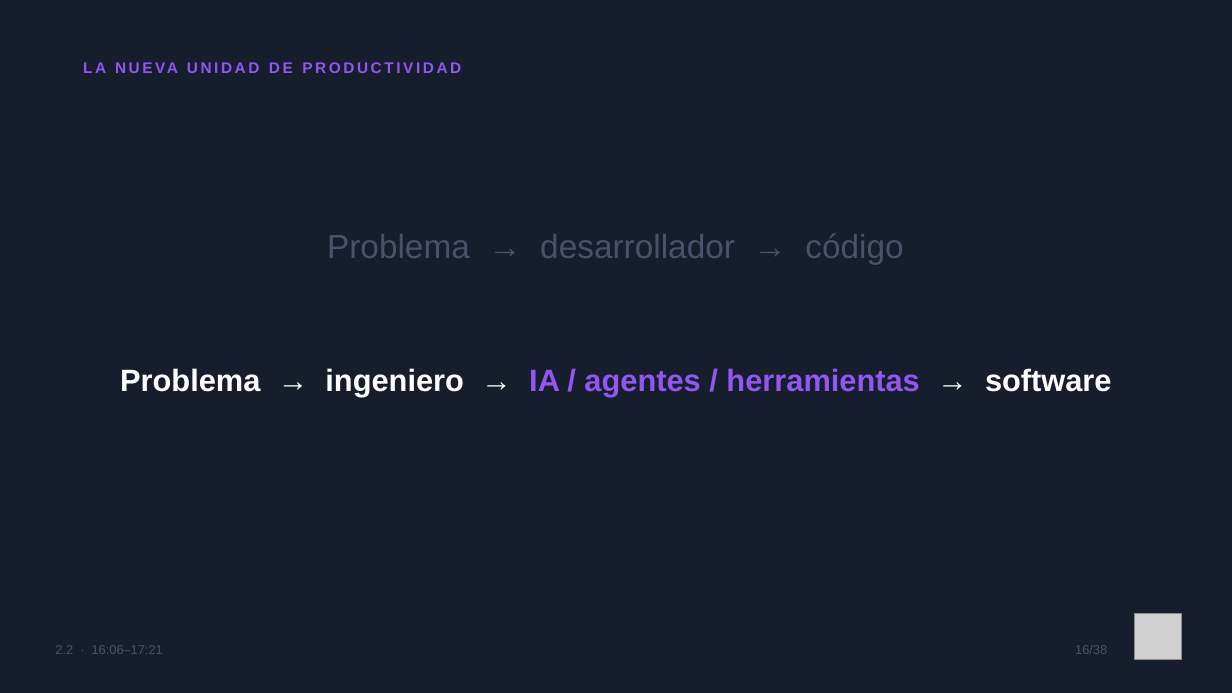
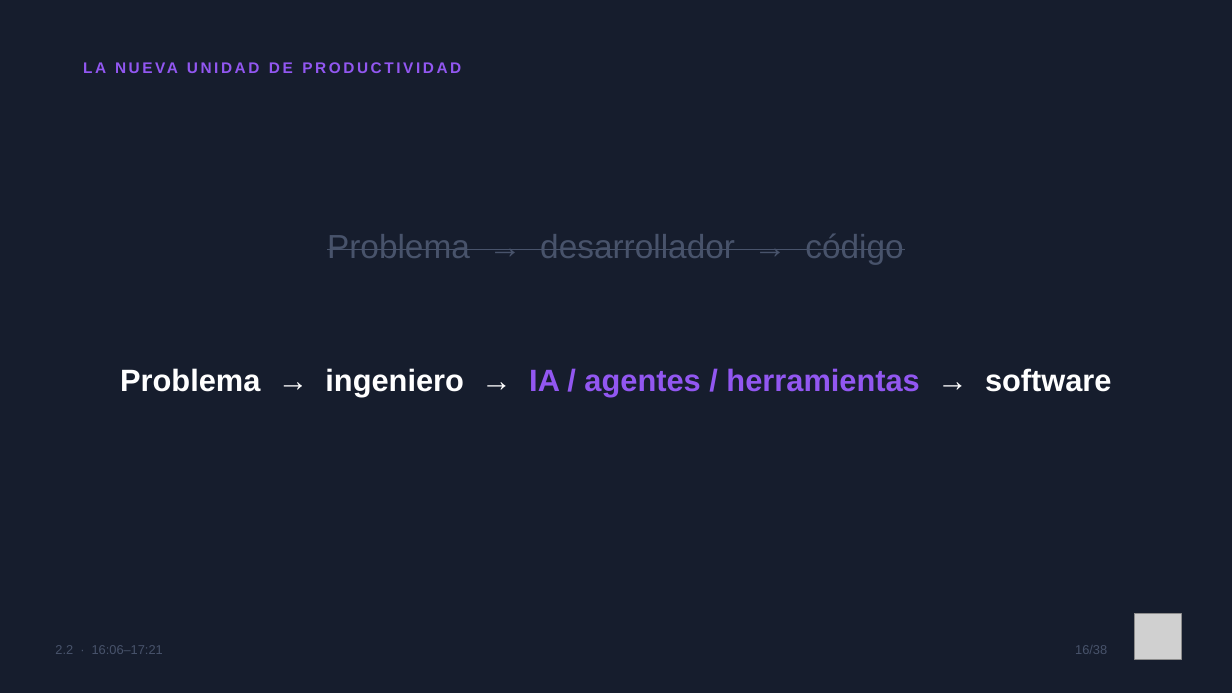
Before and after one commit to gldiazcardenas/charla-ia-aws-ug-cucuta, a slide deck: slide 16 of Slides_IA_AWS_UG_Cucuta.pptx. Drawn at 1232x693 pixels with LibreOffice and Linux fonts; fonts in the diff are those of the drawing; grey boxes stand for pictures. Boxes give left, top, right and bottom in pixels: in the first picture for what was removed or moved away, otherwise in the second. Text is boxed around its words. In the diff, an @@ line names an element or a change of style, - is before the commit and + after.

```diff
--- a/Slides_IA_AWS_UG_Cucuta.pptx
+++ b/Slides_IA_AWS_UG_Cucuta.pptx
@@ text "Problema → desarrollador → código" at (x1=327, y1=234, x2=903, y2=264): strikethrough on @@
```
Also in this commit, not shown: 7 other slides changed.
